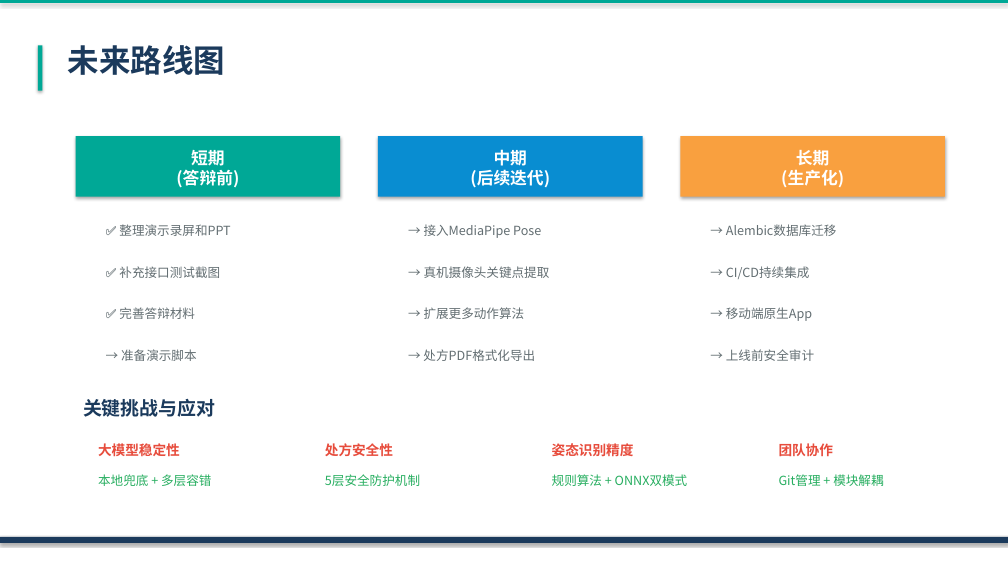
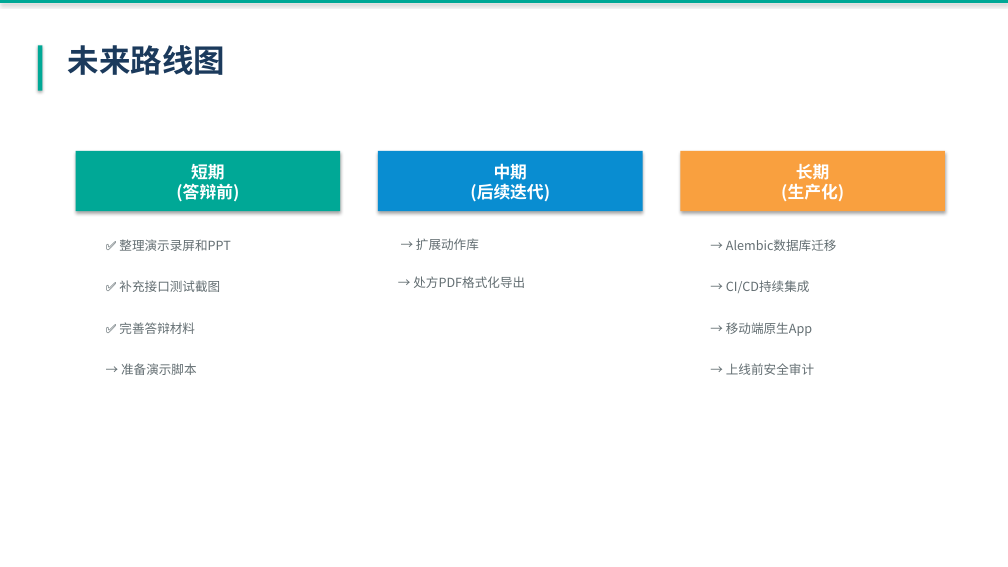
Before and after one commit to beadeepr/Kangjian-Atlas-LLM-Powered-Personalized-Exercise-Rehabilitation-Prescription-System, a slide deck: slide 21 of 康健图谱_演示PPT.pptx (slide 22 before the commit). Drawn at 1008x567 pixels with LibreOffice and Linux fonts; fonts in the diff are those of the drawing. Boxes give left, top, right and bottom in pixels: in the first picture for what was removed or moved away, otherwise in the second. Text is boxed around its words. In the diff, an @@ line names an element or a change of style, - is before the commit and + after.

```diff
--- a/康健图谱_演示PPT.pptx
+++ b/康健图谱_演示PPT.pptx
@@ 11 texts, 3 rectangles: place and size @@
-11 texts, 3 rectangles at bbox=[76, 136, 945, 361]
+11 texts, 3 rectangles at bbox=[76, 150, 945, 375]
@@ text at bbox=[416, 238, 479, 250]: text changed @@
-→ 扩展更多动作算法
+→ 扩展动作库
@@ text removed at bbox=[424, 224, 541, 238] @@
-→ 接入MediaPipe Pose
@@ text removed at bbox=[424, 266, 550, 278] @@
-→ 真机摄像头关键点提取
@@ text "→ 处方PDF格式化导出": place and size @@
-text "→ 处方PDF格式化导出" at bbox=[423, 349, 535, 361]
+text "→ 处方PDF格式化导出" at bbox=[413, 276, 525, 288]
@@ text removed at bbox=[83, 399, 215, 417] @@
-关键挑战与应对
@@ text removed at bbox=[98, 443, 180, 456] @@
-大模型稳定性
@@ text removed at bbox=[325, 443, 393, 456] @@
-处方安全性
@@ text removed at bbox=[552, 443, 634, 456] @@
-姿态识别精度
@@ text removed at bbox=[779, 443, 833, 456] @@
-团队协作
@@ text removed at bbox=[98, 474, 211, 486] @@
-本地兜底 + 多层容错
@@ text removed at bbox=[325, 474, 420, 486] @@
-5层安全防护机制
@@ text removed at bbox=[552, 474, 688, 486] @@
-规则算法 + ONNX双模式
@@ text removed at bbox=[779, 474, 883, 486] @@
-Git管理 + 模块解耦
@@ rectangle removed at bbox=[0, 537, 1008, 543] @@
```
Also in this commit, not shown: 21 other slides changed, 1 slide removed.
